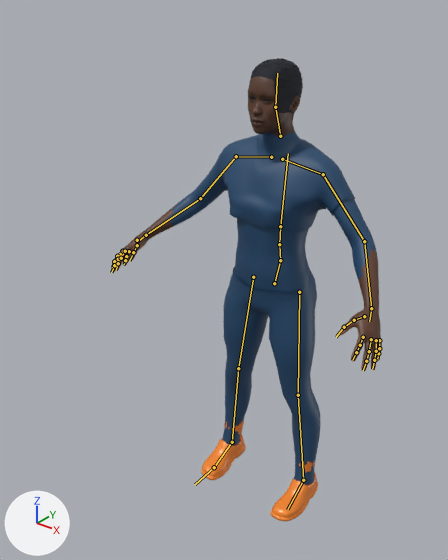
One commit to the glTF model src/assets/3d/kicklab-direction-c-athlete/v2/kicklab-makehuman-athlete.glb: the scene before it, then after it.
The view is the same before and after, from a camera (50 mm lens) standing at (1.2, -1.83, 2.02) and looking at (0.01, -0.34, 1.1). The lights are fixed; the arrows at lower left show +X, +Y and +Z. The older version comes first. The bones that change, and the others that lie on the model, are drawn over the model as lines.

Names of what the first picture shows: 'KickLabCoreEyes', 'KickLabCoreFootballBoots', 'KickLabCoreShortHair', 'KickLabCoreSportsuit', 'KickLabMakeHumanAthlete'.
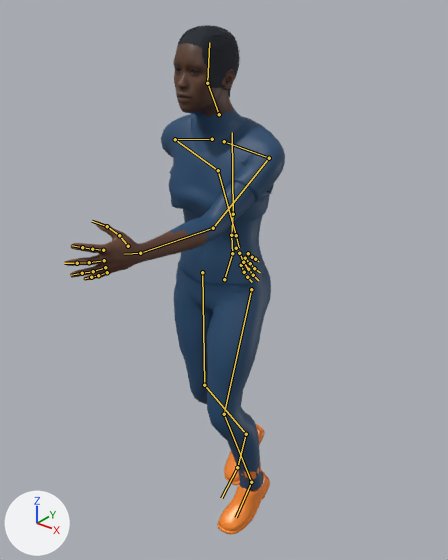
The newer file adds an action. The first version stands in its rest pose; the second is drawn at frame 7 of the action 'HeaderContact'.

The change in detail:
Bone 'pelvis' (bone_pelvis) moves from (0.0, 0.0, 0.0) to (0.0, 0.0, 0.338).
Bone 'pelvis' (bone_pelvis) turns from (0, 0, 0) to (-5, 0, 0) degrees about its own x, y and z.
Bone 'spine_03' (bone_spine_03) turns from (0, 0, 0) to (12, 0, 0) degrees about its own x, y and z.
Bone 'upperarm_l' (bone_upperarm_l) turns from (0, 0, 0) to (50, 10, -53) degrees about its own x, y and z.
Bone 'upperarm_r' (bone_upperarm_r) turns from (0, 0, 0) to (-50, -10, 53) degrees about its own x, y and z.
Bone 'head' (bone_head) turns from (0, 0, 0) to (-11, 0, 0) degrees about its own x, y and z.
Bone 'thigh_l' (bone_thigh_l) turns from (0, 0, 0) to (-10, 0, 9) degrees about its own x, y and z.
Bone 'calf_l' (bone_calf_l) turns from (0, 0, 0) to (35, 0, 0) degrees about its own x, y and z.
Bone 'thigh_r' (bone_thigh_r) turns from (0, 0, 0) to (7, 0, -9) degrees about its own x, y and z.
Bone 'calf_r' (bone_calf_r) turns from (0, 0, 0) to (32, 0, 0) degrees about its own x, y and z.

What differs and where, as boxes [x1, y1, x2, y2] in the pictures (448 x 560 px):
'KickLabCoreSportsuit', posed (15% narrower, 7% taller)
    before: [209, 134, 355, 485]
    after: [161, 114, 285, 491]
'KickLabMakeHumanAthlete', posed (26% narrower, 16% shorter)
    before: [111, 76, 382, 370]
    after: [65, 43, 265, 291]
'KickLabCoreFootballBoots', posed (54% narrower, 9% taller)
    before: [201, 420, 318, 521]
    after: [217, 424, 270, 534]
'KickLabCoreShortHair', posed (19% wider, 16% taller)
    before: [250, 58, 303, 120]
    after: [177, 25, 240, 97]
'KickLabCoreEyes', posed
    before: [250, 97, 271, 102]
    after: [176, 68, 199, 73]
bone 'pelvis', root to tip
    before: (274, 283) to (280, 260)
    after: (224, 279) to (232, 253)
bone 'spine_03', root to tip
    before: (280, 226) to (288, 153)
    after: (233, 214) to (232, 132)
bone 'upperarm_l', root to tip
    before: (323, 174) to (364, 241)
    after: (269, 158) to (213, 228)
bone 'upperarm_r', root to tip
    before: (236, 156) to (200, 198)
    after: (175, 139) to (218, 170)
bone 'head', root to tip
    before: (275, 107) to (277, 73)
    after: (207, 83) to (209, 42)
bone 'thigh_l', root to tip
    before: (299, 292) to (298, 395)
    after: (251, 289) to (224, 414)
bone 'calf_l', root to tip
    before: (298, 395) to (303, 480)
    after: (224, 414) to (251, 482)
bone 'thigh_r', root to tip
    before: (253, 277) to (238, 368)
    after: (202, 272) to (204, 385)
bone 'calf_r', root to tip
    before: (238, 368) to (232, 442)
    after: (204, 385) to (246, 434)
